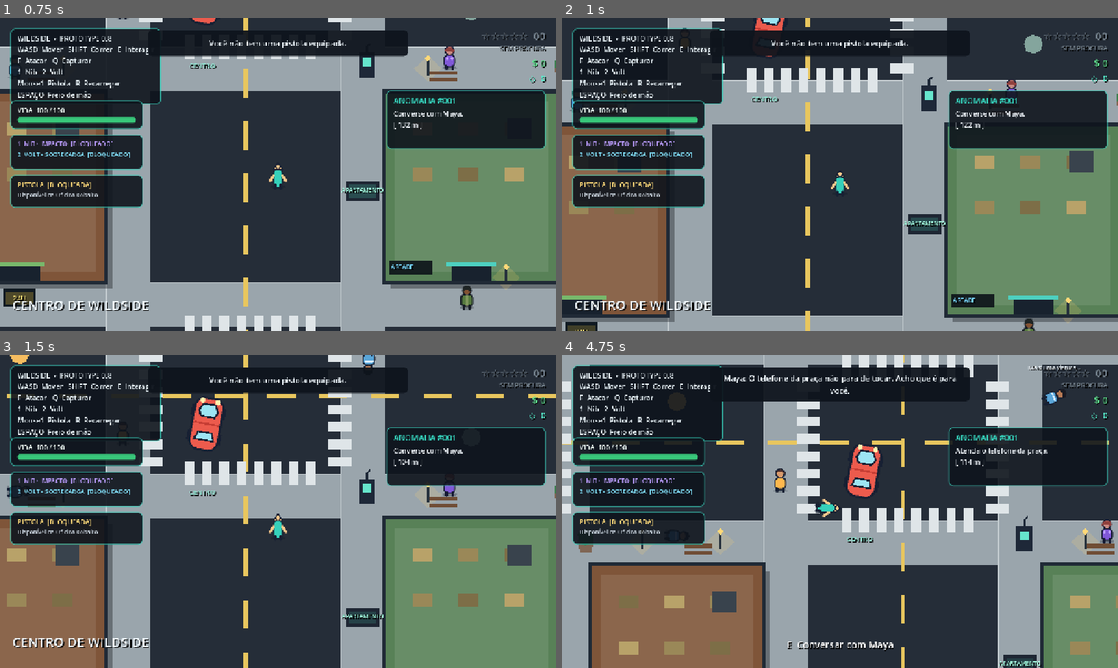
Above: before the commit, frames 1-4 (two rows, left to right).
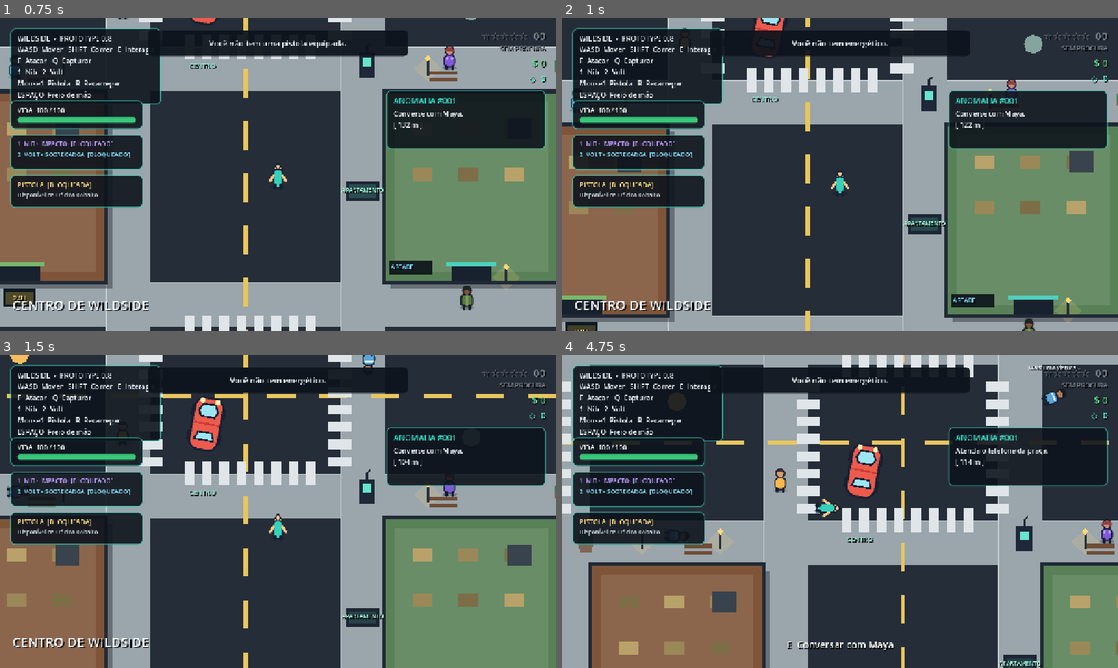
Above: after the commit, the same moments.

Repository: MiguelAlmeidaJ/Wildside
Game: Godot game, scene res://main.tscn
The game is run twice, just before and just after one commit, with the same random seed, the same clock (stepped at 60 frames per second) and the same inputs.
Inputs (mouse positions are in pixels of both pictures, inside the frame that each line leads up to):
- Up to frame 1 (0.75 s): tap Enter at 0.5 s; move the mouse to (250, 237) at 0.52 s; hold W (move_up) from 0.53 s (still down); hold E (interact) from 0.53 s (still down); click (250, 237) at 0.67 s
- Up to frame 2 (1 s): keep holding W (move_up); keep holding E (interact); tap J (item_energy, bound only after the commit) at 0.8 s
- Up to frame 3 (1.5 s): keep holding W (move_up); move the mouse to (444, 558) at 1.27 s; release E (interact) at 1.28 s; tap J (item_energy, bound only after the commit) at 1.35 s
- Up to frame 4 (4.75 s): tap H (item_medkit, bound only after the commit) at 1.55 s; move the mouse to (673, 464) at 2.02 s; release W (move_up) at 2.03 s; hold H (item_medkit, bound only after the commit) 2.03-2.78 s; hold A (move_left) 2.03-3.53 s; tap K (item_snack, bound only after the commit) at 2.3, 2.85 s; move the mouse to (867, 511) at 2.77 s; click (867, 511) at 2.92 s; tap 3 at 3.05, 3.6 s; move the mouse to (756, 433) at 3.52 s; hold Space (brake) 3.53-4.28 s; hold E (interact) 3.53-4.28 s; tap Escape (ui_cancel) at 4.15 s; move the mouse to (962, 495) at 4.27 s; hold D (move_right) from 4.28 s (still down); tap F (attack) at 4.35 s; tap J (item_energy, bound only after the commit) at 4.55 s

Frame 1 is identical in both runs. In frame 2, 0.2% of the frame differs, in the area x 37-63%, y 7-10%; in frame 3, 0.2%; in frame 4, 1.6%, in the area x 26-74%, y 6-15%.

Commit message:
Add consumables inventory controls and store modal input

Diff:
--- a/scripts/player/player.gd
+++ b/scripts/player/player.gd
@@ -5,6 +5,7 @@
 signal health_changed(current: float, maximum: float)
 signal player_defeated
 signal arrest_progress_changed(value: float)
+signal inventory_toggle_requested
 
 enum MotionState { IDLE, WALK, RUN }
 
@@ -47,6 +48,7 @@
 var _reload_left := 0.0
 var _arrest_progress := 0.0
 var _arrest_source: Node2D
+var energy_boost_left := 0.0
 
 
 func _ready() -> void:
@@ -55,6 +57,7 @@
 	_spawn_position = global_position
 	health = max_health
 	_ensure_weapon_inputs()
+	_ensure_utility_inputs()
 	player_camera.make_current()
 	health_changed.emit(health, max_health)
 
@@ -63,6 +66,7 @@
 	_attack_cooldown_left = maxf(0.0, _attack_cooldown_left - delta)
 	_invulnerability_left = maxf(0.0, _invulnerability_left - delta)
 	_shoot_cooldown_left = maxf(0.0, _shoot_cooldown_left - delta)
+	energy_boost_left = maxf(0.0, energy_boost_left - delta)
 	if _reload_left > 0.0:
 		_reload_left = maxf(0.0, _reload_left - delta)
 		if _reload_left <= 0.0:
@@ -73,9 +77,18 @@
 		_update_prompt()
 		return
 
+	if GameManager.store_open:
+		velocity = velocity.move_toward(Vector2.ZERO, deceleration * delta)
+		motion_state = MotionState.IDLE
+		_update_visual_animation(delta)
+		_update_prompt()
+		return
+
 	var direction := Input.get_vector("move_left", "move_right", "move_up", "move_down")
 	var running := Input.is_action_pressed("run") and direction != Vector2.ZERO
 	var target_speed := run_speed if running else walk_speed
+	if energy_boost_left > 0.0:
+		target_speed *= 1.25
 	var target_velocity := direction * target_speed
 	var change_rate := acceleration if direction != Vector2.ZERO else deceleration
 	velocity = velocity.move_toward(target_velocity, change_rate * delta)
@@ -94,7 +107,39 @@
 
 
 func _unhandled_input(event: InputEvent) -> void:
-	if event.is_action_pressed("interact"):
+	if GameManager.store_open:
+		if event.is_action_pressed("interact") or event.is_action_pressed("ui_cancel"):
+			GameManager.close_store()
+			get_viewport().set_input_as_handled()
+			return
+		if event is InputEventKey and event.pressed and not event.echo:
+			var slot := 0
+			if event.physical_keycode == KEY_1:
+				slot = 1
+			elif event.physical_keycode == KEY_2:
+				slot = 2
+			elif event.physical_keycode == KEY_3:
+				slot = 3
+			if slot > 0:
+				var result := GameManager.purchase_store_slot(slot)
+				if not result.is_empty():
+					show_message(result)
+				get_viewport().set_input_as_handled()
+				return
+
+	if event.is_action_pressed("inventory"):
+		inventory_toggle_requested.emit()
+		get_viewport().set_input_as_handled()
+	elif event.is_action_pressed("item_medkit") and not is_instance_valid(current_vehicle):
+		use_medkit()
+		get_viewport().set_input_as_handled()
+	elif event.is_action_pressed("item_energy") and not is_instance_valid(current_vehicle):
+		use_energy_drink()
+		get_viewport().set_input_as_handled()
+	elif event.is_action_pressed("item_snack") and not is_instance_valid(current_vehicle):
+		use_snack()
+		get_viewport().set_input_as_handled()
+	elif event.is_action_pressed("interact"):
 		if is_instance_valid(current_vehicle):
 			current_vehicle.call("request_exit")
 		else:
@@ -250,6 +295,22 @@
 	return false
 
 
+func _ensure_utility_inputs() -> void:
+	_ensure_key_action("inventory", KEY_TAB)
+	_ensure_key_action("item_medkit", KEY_H)
+	_ensure_key_action("item_energy", KEY_J)
+	_ensure_key_action("item_snack", KEY_K)
+
+
+func _ensure_key_action(action_name: String, keycode: Key) -> void:
+	if not InputMap.has_action(action_name):
+		InputMap.add_action(action_name)
+	if InputMap.action_get_events(action_name).is_empty():
+		var key := InputEventKey.new()
+		key.physical_keycode = keycode
+		InputMap.action_add_event(action_name, key)
+
+
 func _ensure_weapon_inputs() -> void:
 	if not InputMap.has_action("shoot"):
 		InputMap.add_action("shoot")
@@ -264,6 +325,47 @@
 		var reload_key := InputEventKey.new()
 		reload_key.physical_keycode = KEY_R
 		InputMap.action_add_event("reload", reload_key)
+
+
+func use_medkit() -> bool:
+	if health >= max_health:
+		show_message("Sua vida já está cheia.")
+		return false
+	if not GameManager.consume_item("medkit"):
+		show_message("Você não tem kit médico.")
+		return false
+	heal(55.0)
+	show_message("Kit médico usado • +55 de vida.")
+	return true
+
+
+func use_snack() -> bool:
+	if health >= max_health:
+		show_message("Você não precisa comer agora.")
+		return false
+	if not GameManager.consume_item("snack"):
+		show_message("Você não tem lanche.")
+		return false
+	heal(20.0)
+	show_message("Lanche consumido • +20 de vida.")
+	return true
+
+
+func use_energy_drink() -> bool:
+	if not GameManager.consume_item("energy"):
+		show_message("Você não tem energético.")
+		return false
+	energy_boost_left = 10.0
+	show_message("Energético usado • velocidade aumentada por 10s.")
+	return true
+
+
+func set_respawn_point(value: Vector2) -> void:
+	_spawn_position = value
+
+
+func get_respawn_point() -> Vector2:
+	return _spawn_position
 
 
 func enter_vehicle(vehicle: CharacterBody2D) -> void:
@@ -452,6 +554,10 @@
 
 
 func _update_prompt() -> void:
+	if GameManager.store_open:
+		_focused_interactable = null
+		_set_prompt("1/2/3  Comprar   E/Esc  Fechar")
+		return
 	if is_instance_valid(current_vehicle):
 		_focused_interactable = null
 		_set_prompt("E  Sair do veículo")
